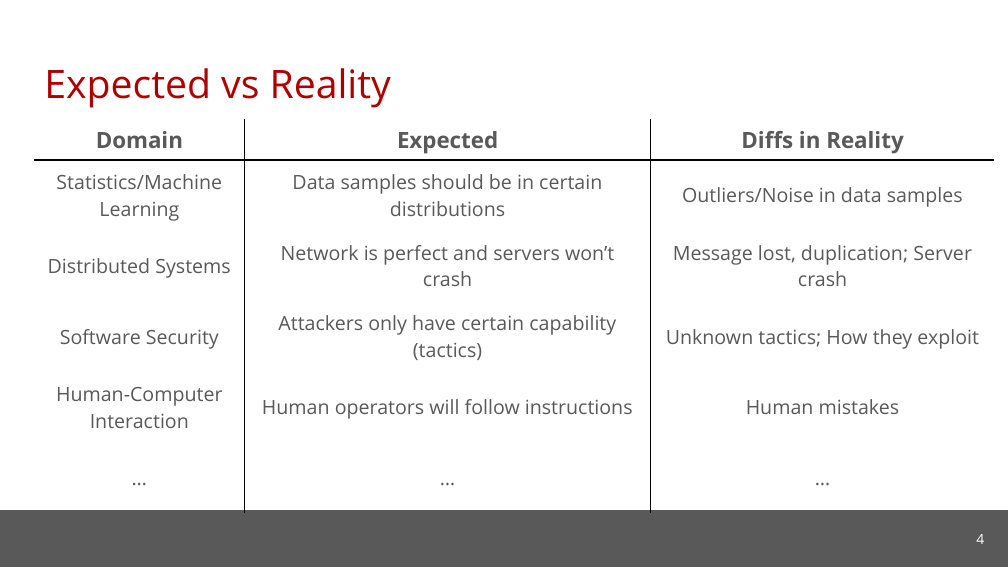
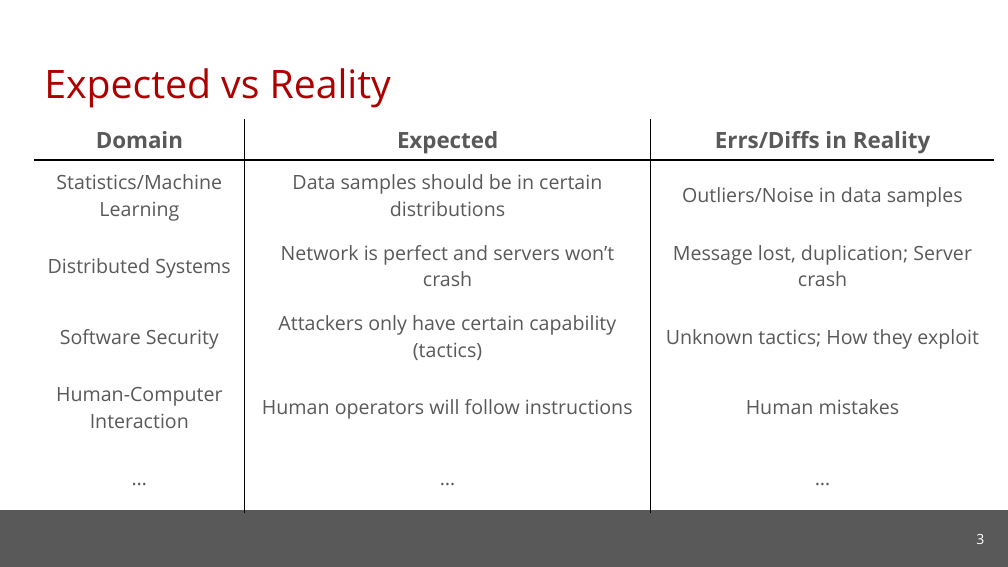
Before and after one commit to cmu-soda/Robustness, a slide deck: slide 3 of Robustness-SSSG.pptx (slide 4 before the commit). Drawn at 1008x567 pixels with LibreOffice and Linux fonts; fonts in the diff are those of the drawing; background and template pictures are left out. Boxes give left, top, right and bottom in pixels: in the first picture for what was removed or moved away, otherwise in the second. Text is boxed around its words. In the diff, an @@ line names an element or a change of style, - is before the commit and + after.

```diff
--- a/Robustness-SSSG.pptx
+++ b/Robustness-SSSG.pptx
@@ table at <box>34,120,994,510</box> @@
-row 1, column 3: Diffs in Reality
+row 1, column 3: Errs/Diffs in Reality
@@ page number at <box>976,534,984,544</box>: text changed @@
-4
+3
```
Also in this commit, not shown: 18 other slides changed, 9 slides added, 13 slides removed.
